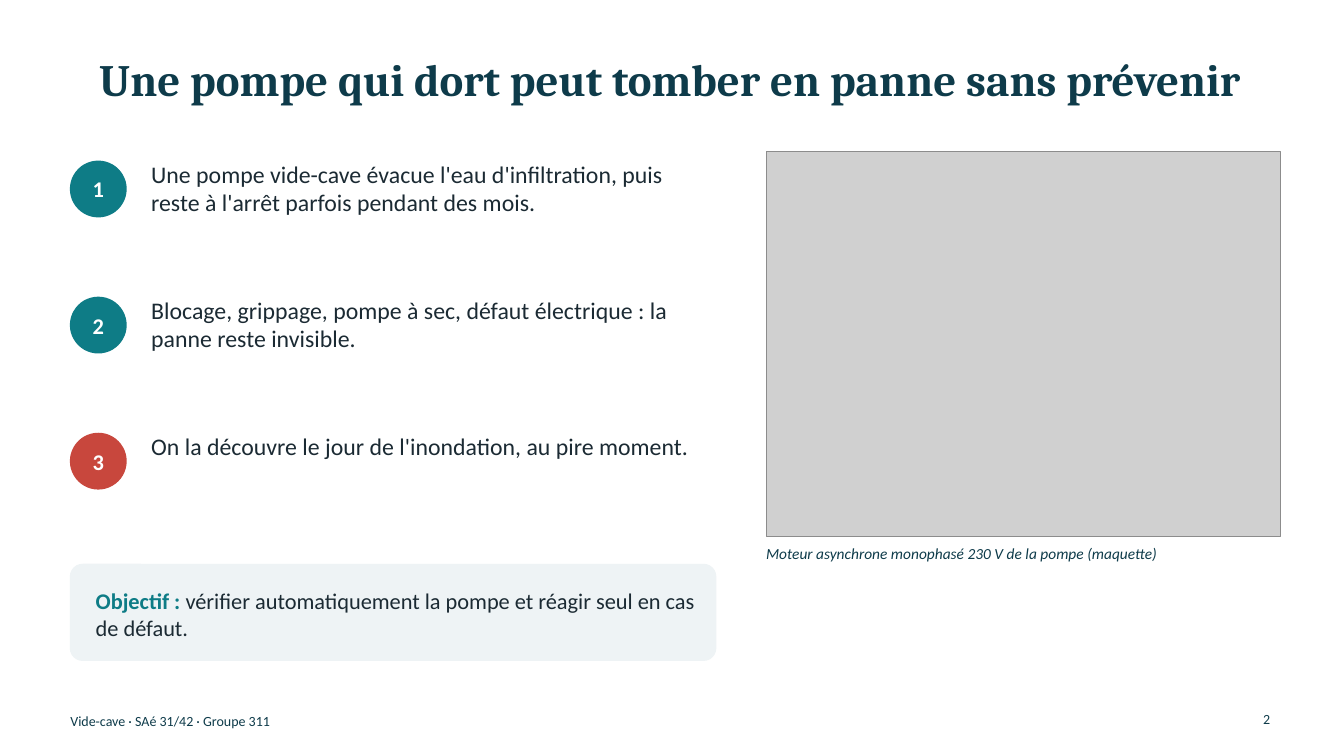
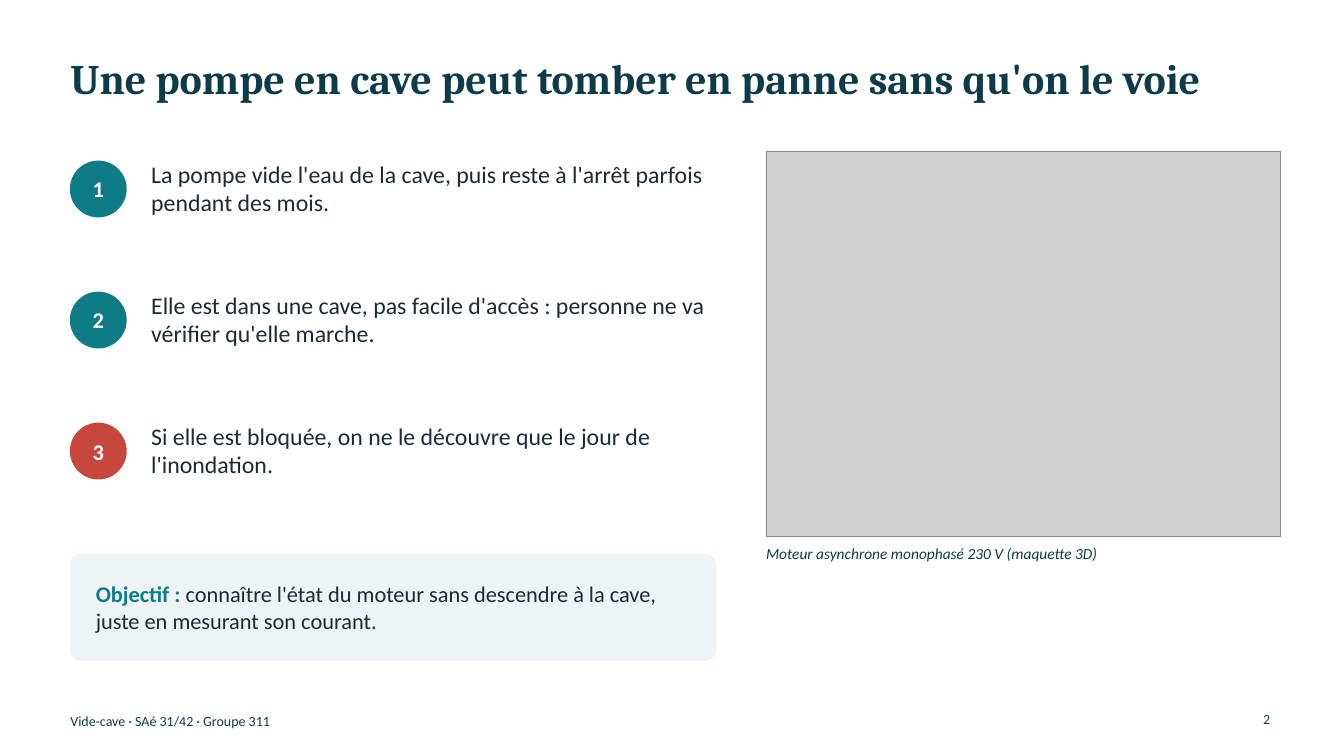
Before and after one commit to glm02/projet-vide-cave, a slide deck: slide 2 of 01_Documents/Presentation/Soutenance_vide-cave.pptx. Drawn at 1344x756 pixels with LibreOffice and Linux fonts; fonts in the diff are those of the drawing; grey boxes stand for pictures. Boxes give left, top, right and bottom in pixels: in the first picture for what was removed or moved away, otherwise in the second. Text is boxed around its words. In the diff, an @@ line names an element or a change of style, - is before the commit and + after.

```diff
--- a/01_Documents/Presentation/Soutenance_vide-cave.pptx
+++ b/01_Documents/Presentation/Soutenance_vide-cave.pptx
@@ title at (x1=70, y1=64, x2=1200, y2=103): text changed; size 32 to 30 pt @@
-Une pompe qui dort peut tomber en panne sans prévenir
+Une pompe en cave peut tomber en panne sans qu'on le voie
@@ text at (x1=151, y1=166, x2=702, y2=215): text changed @@
-Une pompe vide-cave évacue l'eau d'infiltration, puis reste à l'arrêt parfois pendant des mois.
+La pompe vide l'eau de la cave, puis reste à l'arrêt parfois pendant des mois.
@@ text "2" moved from (x1=93, y1=319, x2=104, y2=334) to (x1=93, y1=313, x2=104, y2=328) @@
@@ ellipse moved from (x1=71, y1=297, x2=126, y2=353) to (x1=71, y1=292, x2=126, y2=348) @@
@@ text at (x1=151, y1=297, x2=704, y2=346): text changed @@
-Blocage, grippage, pompe à sec, défaut électrique : la panne reste invisible.
+Elle est dans une cave, pas facile d'accès : personne ne va vérifier qu'elle marche.
@@ text "3" moved from (x1=93, y1=455, x2=104, y2=470) to (x1=93, y1=445, x2=104, y2=460) @@
@@ ellipse moved from (x1=71, y1=434, x2=126, y2=489) to (x1=71, y1=423, x2=126, y2=479) @@
@@ text at (x1=151, y1=428, x2=649, y2=473): text changed @@
-On la découvre le jour de l'inondation, au pire moment.
+Si elle est bloquée, on ne le découvre que le jour de l'inondation.
@@ rounded rectangle resized from (x1=71, y1=565, x2=716, y2=660) to (x1=71, y1=555, x2=716, y2=660) @@
@@ rounded rectangle at (x1=71, y1=555, x2=716, y2=660): proportions changed @@
@@ text at (x1=766, y1=548, x2=1097, y2=562): text changed @@
-Moteur asynchrone monophasé 230 V de la pompe (maquette)
+Moteur asynchrone monophasé 230 V (maquette 3D)
@@ text at (x1=96, y1=586, x2=656, y2=633): text changed @@
-Objectif : vérifier automatiquement la pompe et réagir seul en cas de défaut.
+Objectif : connaître l'état du moteur sans descendre à la cave, juste en mesurant son courant.
```
Also in this commit, not shown: 3 other slides changed, 9 slides added, 7 slides removed, 11 other files.
